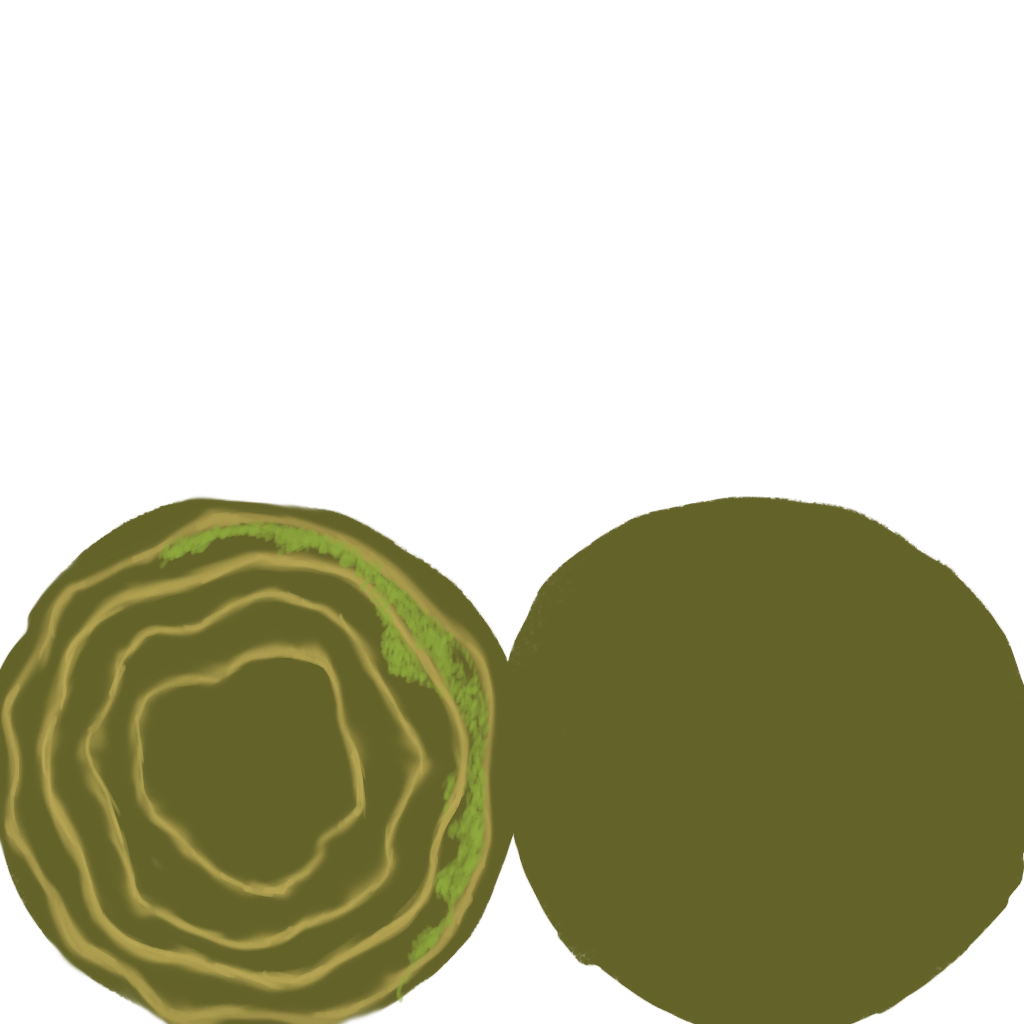
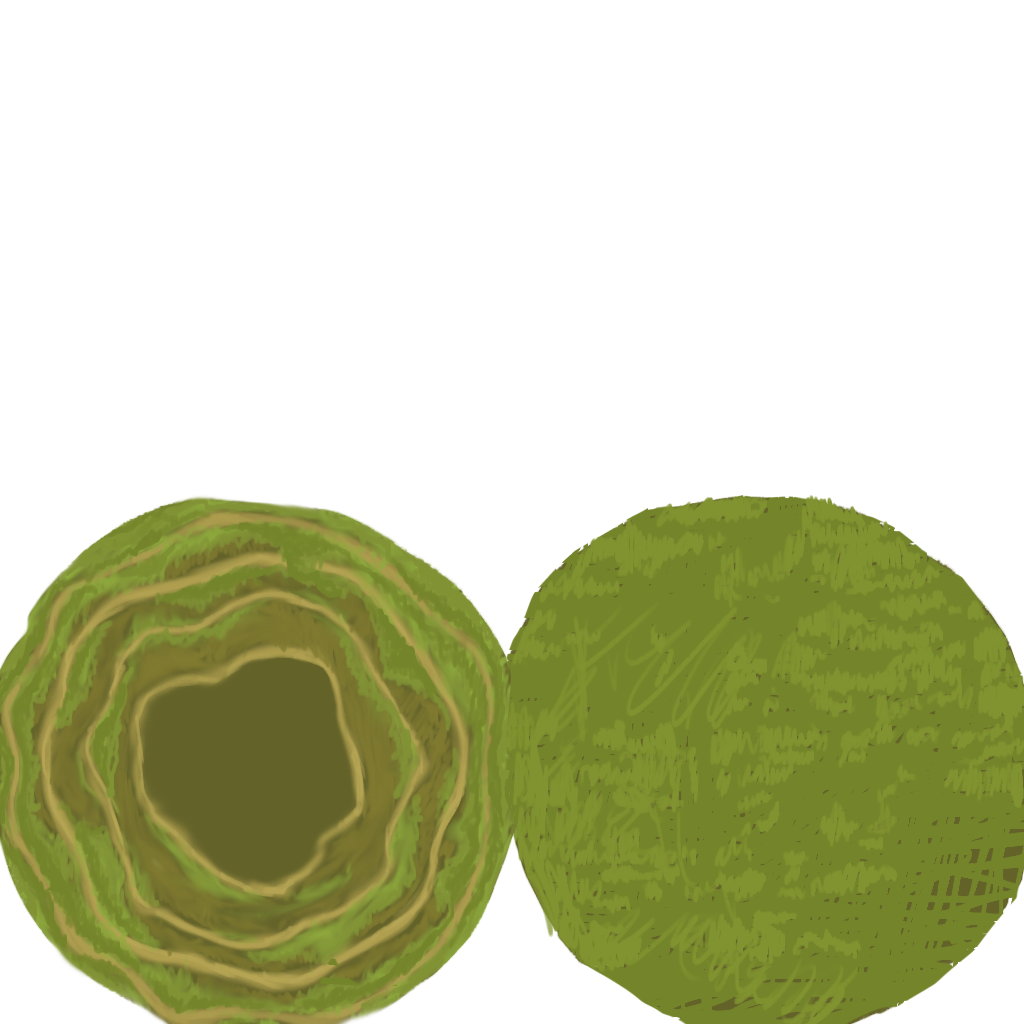
Layers edited between the first and the second 1024 × 1024 image:
added layer "Laag 5" above "Laag 4" over [45, 494, 1024, 1024]
painted on "Laag 4" over [0, 496, 534, 1024]
